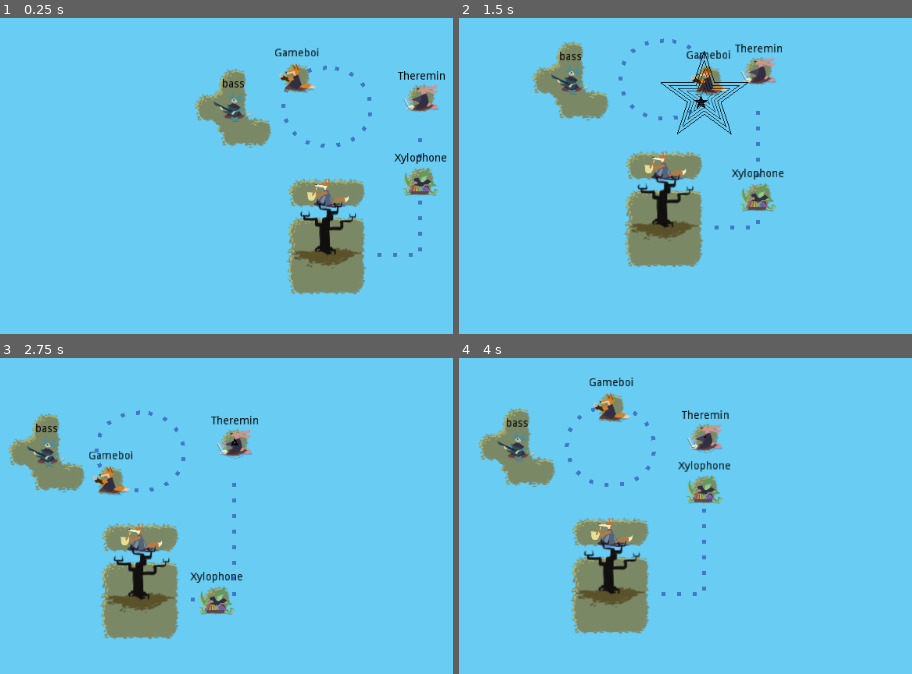
Above: before the commit, frames 1-4 (two rows, left to right).
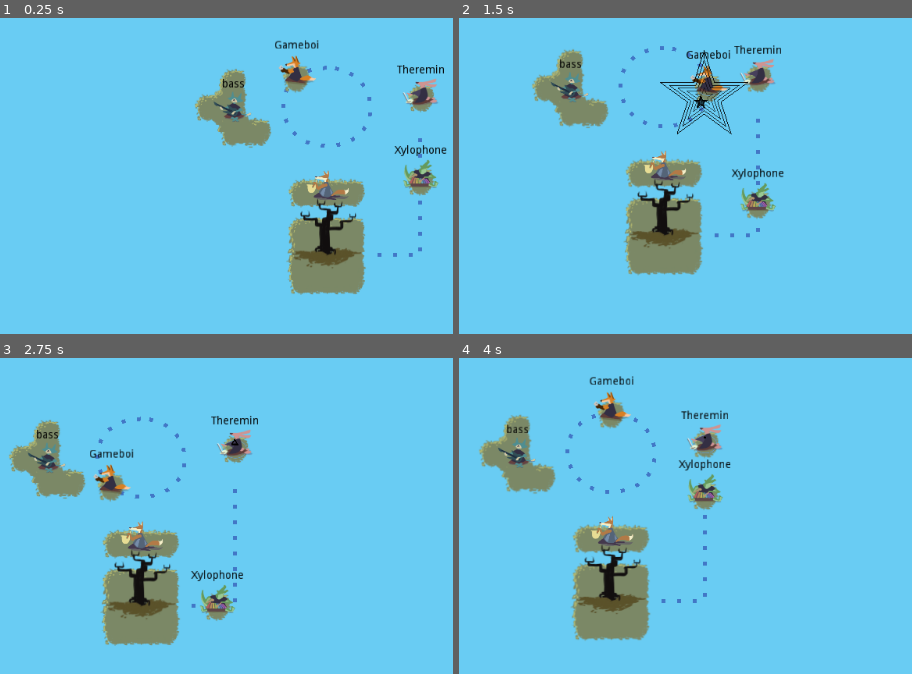
Above: after the commit, the same moments.

Repository: uspgamedev/skyjammers
Game: Godot game, scene res://stages/stage02.tscn
Same seed, same stepped clock (60 frames per second), same inputs: the game is played once before the commit and once after it. This scene is started directly instead of the project's main scene. Sound files missing from this copy of the repository are replaced by a short silence.
Inputs:
- Up to frame 1 (0.25 s): no input
- Up to frame 2 (1.5 s): tap Enter (ui_accept) at 0.5, 0.77 s; hold Space (action_play) 0.53-1.28 s; tap Space (action_play) at 1.35 s
- Up to frame 3 (2.75 s): tap Enter (ui_accept) at 1.52 s; hold Space (action_play) from 2.03 s (still down)
- Up to frame 4 (4 s): release Space (action_play) at 2.78 s; tap Space (action_play) at 2.85 s; tap Enter (ui_accept) at 3.02, 3.77 s; hold Space (action_play) from 3.53 s (still down)

The runs differ from the first frame. In frame 1, 2.9% of the frame differs, in the area x 60-99%, y 6-61%; in frame 2, 6.7%; in frame 3, 6.5%; in frame 4, 6.7%, in the area x 4-61%, y 5-90%.

Commit message:
Adjust sprite positions

Diff:
--- a/game/menus/stage-selector/main.tscn
+++ b/game/menus/stage-selector/main.tscn
@@ -8,7 +8,7 @@
 [ext_resource path="res://test/TheFinalStage.tscn" type="PackedScene" id=6]
 [ext_resource path="res://menus/title_screen.ogg" type="AudioStream" id=7]
 
-[node name="StageSelector" type="Control" index="0"]
+[node name="StageSelector" type="Control"]
 
 anchor_left = 0.0
 anchor_top = 0.0
--- a/game/stages/stage02.tscn
+++ b/game/stages/stage02.tscn
@@ -26,7 +26,7 @@
 "points": PoolVector2Array( 0, 0, 0, 0, 240, 70, 0, 0, 0, 0, 240, 220, 0, 0, 0, 0, 170, 220 )
 }
 
-[node name="Stage" instance=ExtResource( 1 )]
+[node name="Stage" index="0" instance=ExtResource( 1 )]
 
 initial_bard_path = NodePath("Instruments/Island/Bass")
 
@@ -47,8 +47,11 @@
 
 [node name="Gameboy" parent="Instruments/Path2D/PathFollow2D/Island" index="0" instance=ExtResource( 4 )]
 
+position = Vector2( 0, -10 )
+
 [node name="Path2D2" parent="Instruments" index="1" instance=ExtResource( 2 )]
 
+editor/display_folded = true
 curve = SubResource( 2 )
 
 [node name="PathFollow2D" parent="Instruments/Path2D2" index="0"]
@@ -61,6 +64,8 @@
 _sections_unfolded = [ "Cell", "Transform" ]
 
 [node name="Xylophone" parent="Instruments/Path2D2/PathFollow2D/Island" index="0" instance=ExtResource( 5 )]
+
+position = Vector2( 0, -10 )
 
 [node name="Island" parent="Instruments" index="2" instance=ExtResource( 6 )]
 
@@ -78,6 +83,8 @@
 
 [node name="Sentinel" parent="Instruments/Island3" index="0" instance=ExtResource( 9 )]
 
+position = Vector2( 0, -10 )
+
 [node name="Island4" parent="Instruments" index="4" instance=ExtResource( 6 )]
 
 editor/display_folded = true
@@ -87,12 +94,13 @@
 
 [node name="Island2" parent="Instruments" index="5" instance=ExtResource( 3 )]
 
-editor/display_folded = true
 position = Vector2( 241, 18 )
 _sections_unfolded = [ "Cell", "Transform" ]
 
 [node name="Theremin" parent="Instruments/Island2" index="0" instance=ExtResource( 11 )]
 
+position = Vector2( -1, -8 )
+
 
 [editable path="Instruments/Path2D"]
 [editable path="Instruments/Path2D2"]
